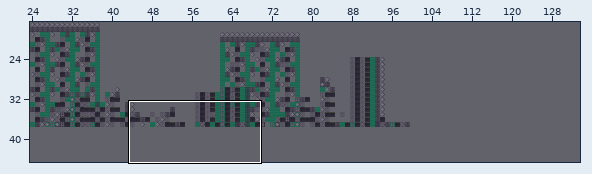
An edit to a level. Tiled map, assets/maps/stage3_1_la_entrada_de_piedra/stage3_1_la_entrada_de_piedra.tmx. Above, an overview of the earlier version with the close-up marked.
Close-up. The starting point:
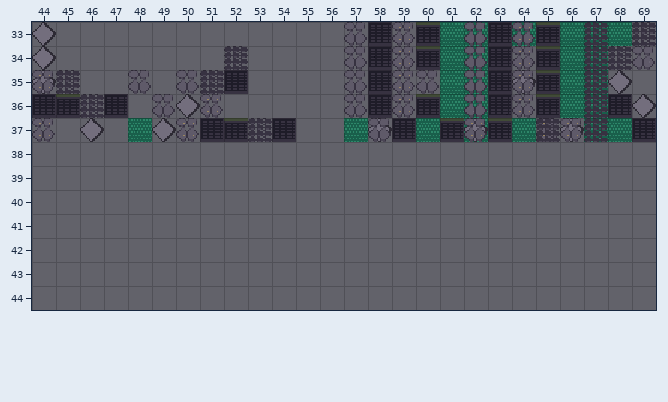
Cells are 16x16 px. Shown: x 44..69, y 33..44. The commit also changed other parts of the map, which this record leaves out. The old version is drawn lined up with the new one.
New version:
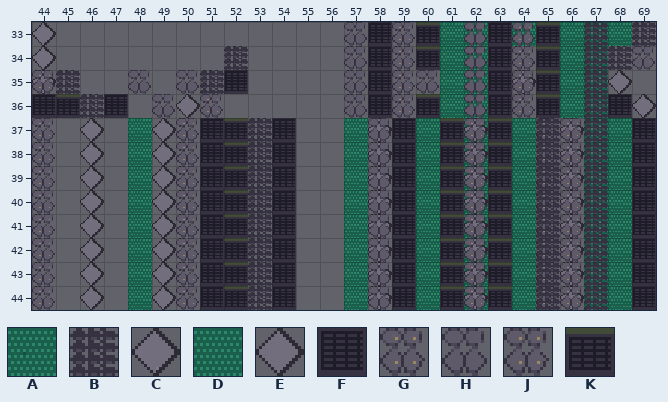
Key: from "tileset_invenio_gothic_v5": A 76, B 93, C 94, D 100, E 102, F 105, G 106, H 312, J 314, K 323.
_ is an empty cell.
Change:
Changed rows in their new state; . is an unchanged cell.
map size 100x38 -> 160x45 cells
Layer "BG_Mid":
first column x 62:
38 D..GCD
39 D..GCD
40 D..GCD
41 D..GCD
42 D..GCD
43 D..GCD
44 D..GCD
Layer "Terrain":
first column x 44:
38 J.E.AEJFKBF..DE...E..BE
39 J.E.AEJFKBF..DE...E..BE
40 J.E.AEJFKBF..DE...E..BE
41 J.E.AEJFKBF..DE...E..BE
42 J.E.AEJFKBF..DE...E..BE
43 J.E.AEJFKBF..DE...E..BE
44 J.E.AEJFKBF..DE...E..BE
Layer "Terrain_Detail":
first column x 58:
38 HFDKJKDBJBDF
39 HFDKJKDBJBDF
40 HFDKJKDBJBDF
41 HFDKJKDBJBDF
42 HFDKJKDBJBDF
43 HFDKJKDBJBDF
44 HFDKJKDBJBDF
